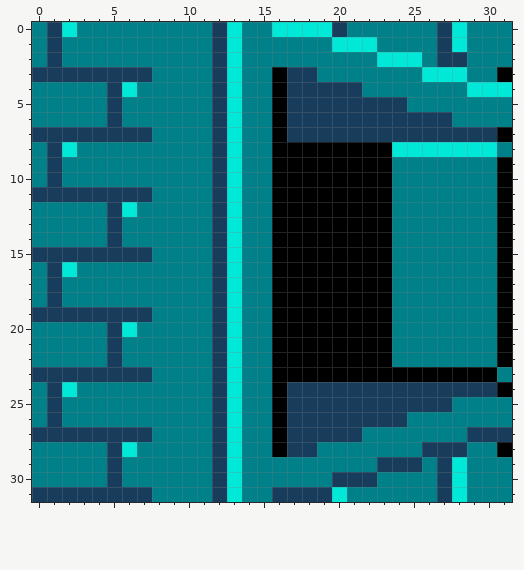
One commit to this pixel-art sprite: src/resources/door_west.png. The picture above was drawn from the file before the commit.
The file is 32x32 pixels.
The result:
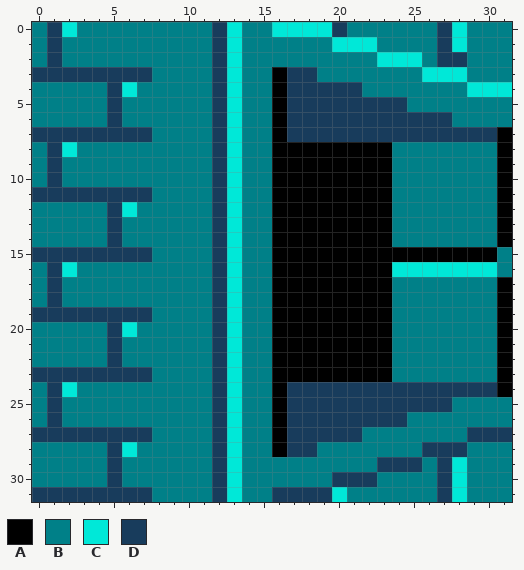
Palette (. is transparent): A #000000  B #008088  C #00e8d8  D #183c5c
The commit says: Adjusted door textures
The edit:
Colour B becomes colour A in row 8 at x 31; in row 15 at x 24 to 30; in row 23 at x 31.
Colour A becomes colour B in row 3 at x 31; in rows 15 to 16 at x 31; in row 23 at x 24 to 30; in row 28 at x 31.
Colour C becomes colour B in row 8 at x 24 to 30.
Colour B becomes colour C in row 16 at x 24 to 30.
Pixel boxes of the changes (left, top, right, bottom) in both pictures:
changed: (392, 67, 512, 157)
changed: (392, 247, 512, 277)
changed: (392, 367, 512, 382)
changed: (497, 442, 512, 457)
